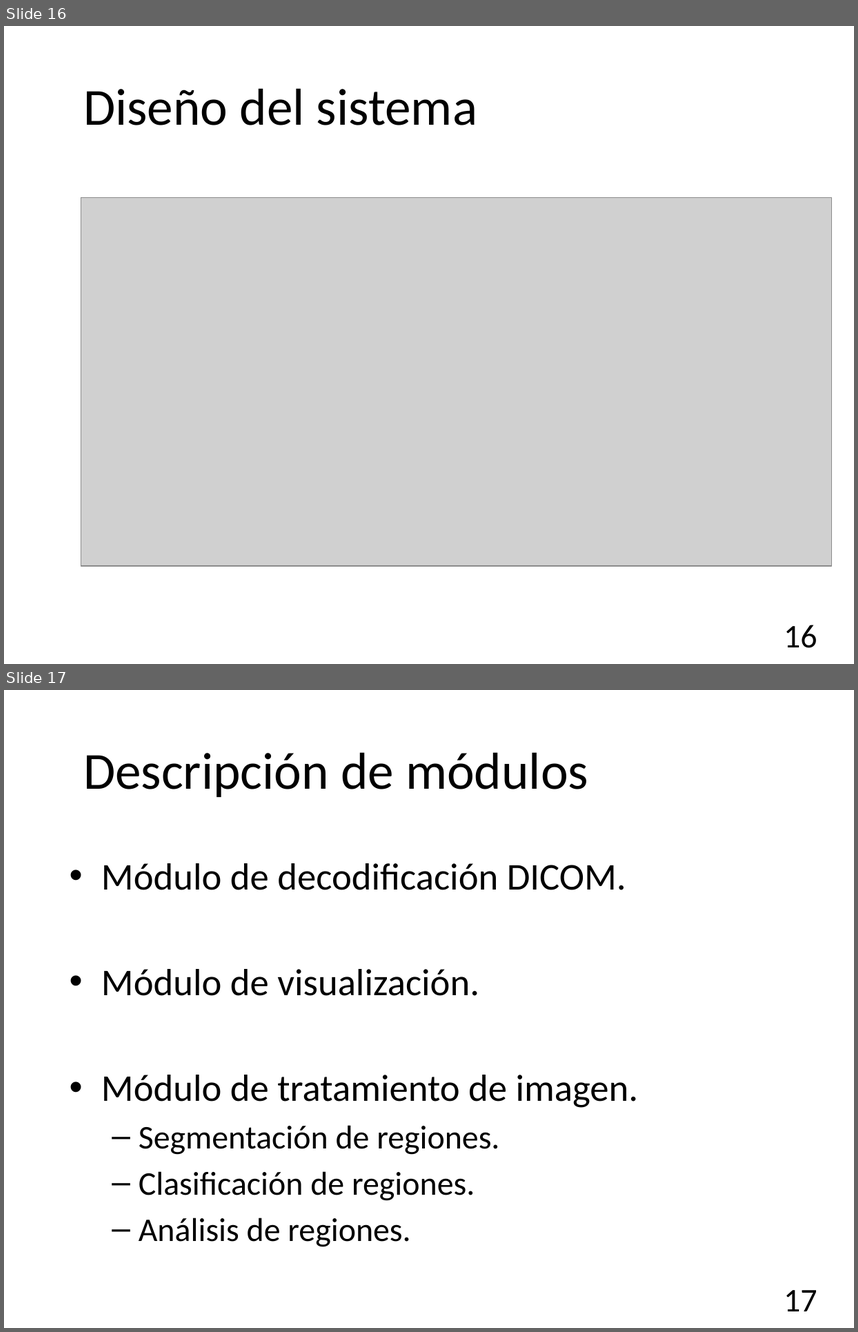
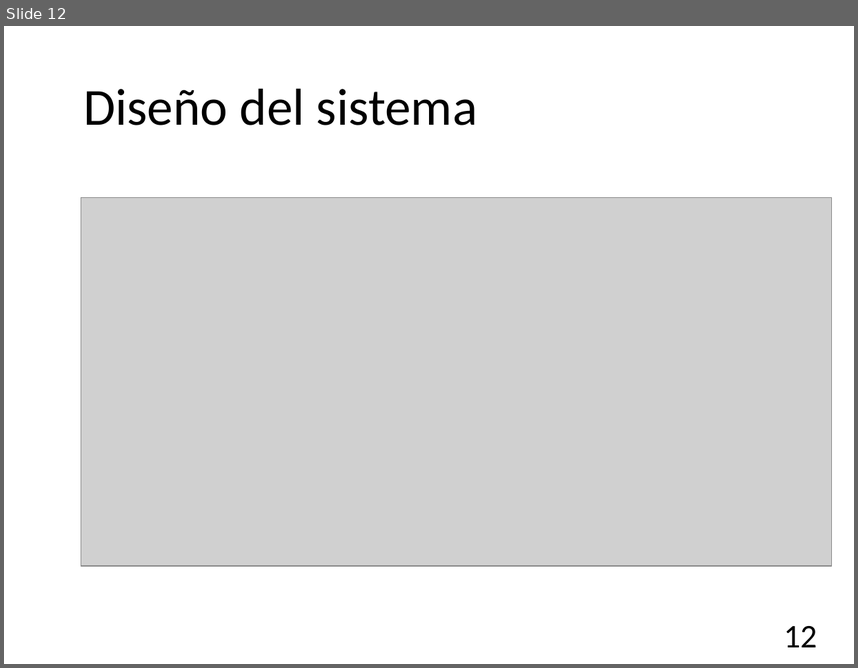
Before and after one commit to garo9521/Trabajo-Terminal, a slide deck: Documento/Presentación.pptx. Shown one above the other, each under a label of ours: slides 16 and 17 before the commit, slide 12 after it. The pictures are 858x1332 and 858x668 pixels, drawn with LibreOffice and Linux fonts; fonts in the diff are those of the drawing; grey boxes stand for pictures; background and template pictures are left out. Boxes give left, top, right and bottom in pixels: in the first picture for what was removed or moved away, otherwise in the second. Text is boxed around its words. In the diff, an @@ line names an element or a change of style, - is before the commit and + after.

```diff
--- a/Documento/Presentación.pptx
+++ b/Documento/Presentación.pptx
@@ slide 17 removed at (4, 690, 854, 1328), background picture (left out) @@
@@ title removed at (83, 752, 588, 797) @@
-Descripción de módulos
@@ text removed at (101, 863, 639, 1247) @@
-• Módulo de decodificación DICOM.
-• Módulo de visualización.
-• Módulo de tratamiento de imagen.
-  – Segmentación de regiones.
-  – Clasificación de regiones.
-  – Análisis de regiones.
@@ page number removed at (784, 1290, 817, 1311) @@
-17
@@ what was slide 16 is now slide 12 @@
@@ page number at (784, 626, 817, 647): text changed @@
-16
+12
```
Also in this commit, not shown: 7 slides changed, 5 slides added, 2 other slides removed.
